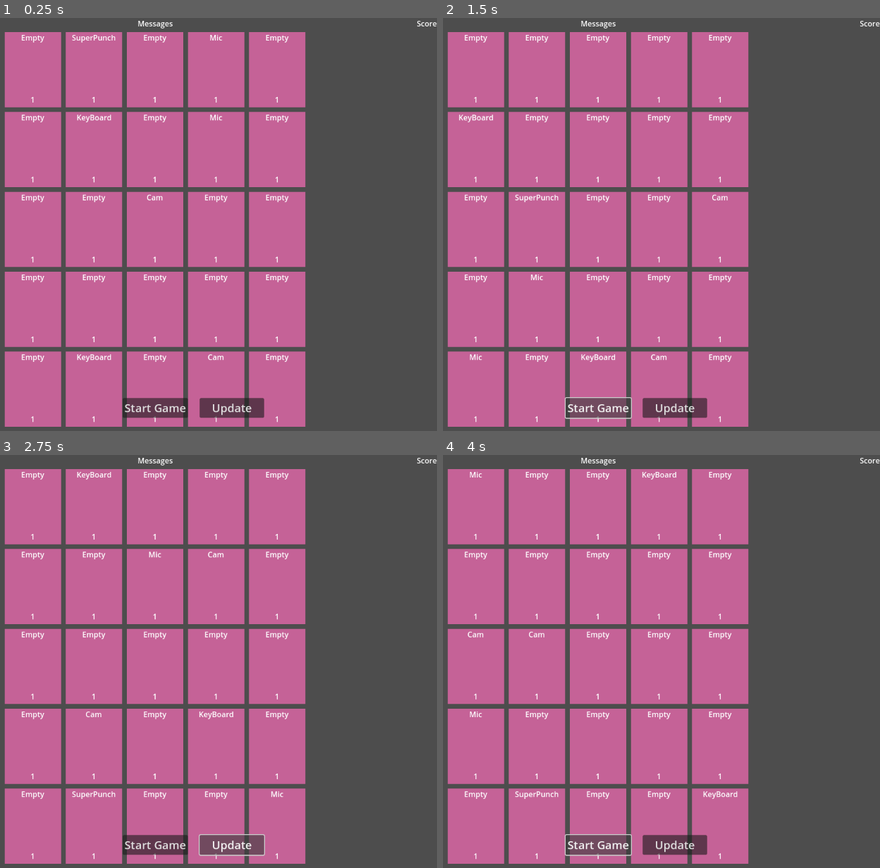
Above: before the commit, frames 1-4 (two rows, left to right).
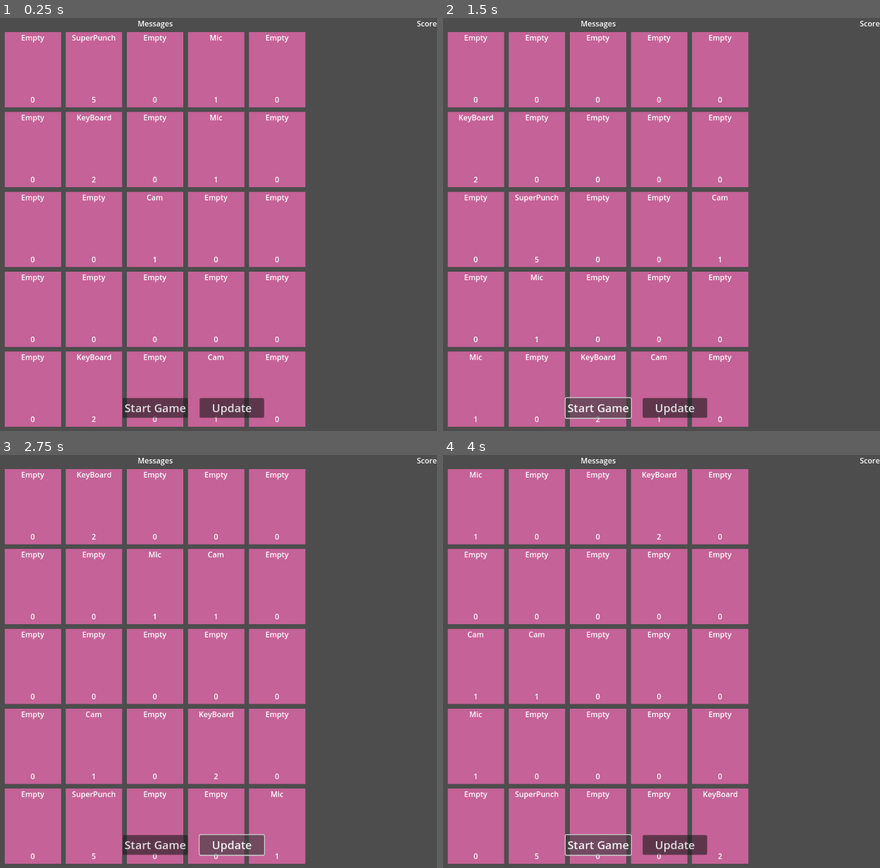
Above: after the commit, the same moments.

Repository: HAHAHA44/ArmMachineGameProto
Game: Godot game, scene res://Scenes/main.tscn
The game is run twice, just before and just after one commit, with the same random seed, the same clock (stepped at 60 frames per second) and the same inputs.
Inputs:
- Up to frame 1 (0.25 s): no input
- Up to frame 2 (1.5 s): click "Start Game" at 0.5 s; click "Start Game" at 1.25 s
- Up to frame 3 (2.75 s): click "Update" at 2 s
- Up to frame 4 (4 s): click "Update" at 2.75 s; click "Start Game" at 3.5 s

The runs differ from the first frame. In frame 1, 0.2% of the frame differs, in the area x 6-64%, y 19-98%; in frame 2, 0.2%; in frame 3, 0.2%; in frame 4, 0.2%.

Commit message:
clean code

Diff:
--- a/Assets/tokens.json
+++ b/Assets/tokens.json
@@ -1,30 +1,37 @@
 [
 	{
 		"id": 1,
-		"name": "Mic"
+		"name": "Mic",
+		"level": 1
 	},
 	{
 		"id": 2,
-		"name": "Mic"
+		"name": "Mic",
+		"level": 1
 	},
 	{
 		"id": 3,
-		"name": "Cam"
+		"name": "Cam",
+		"level": 1
 	},
 	{
 		"id": 4,
-		"name": "Cam"
+		"name": "Cam",
+		"level": 1
 	},
 	{
 		"id": 5,
-		"name": "KeyBoard"
+		"name": "KeyBoard",
+		"level": 2
 	},
 	{
 		"id": 6,
-		"name": "KeyBoard"
+		"name": "KeyBoard",
+		"level": 2
 	},
 	{
 		"id": 7,
-		"name": "SuperPunch"
+		"name": "SuperPunch",
+		"level": 5
 	},
 ]
--- /dev/null
+++ b/Scenes/floating_text.tscn
@@ -0,0 +1,10 @@
+[gd_scene load_steps=2 format=3 uid="uid://pl6v1jtklv63"]
+
+[ext_resource type="Script" path="res://Scripts/floating_text.gd" id="1_2fxal"]
+
+[node name="FloatingText" type="Node2D"]
+script = ExtResource("1_2fxal")
+
+[node name="Label" type="Label" parent="."]
+offset_right = 40.0
+offset_bottom = 23.0
--- a/Scripts/JsonLoader.gd
+++ b/Scripts/JsonLoader.gd
@@ -29,7 +29,7 @@
 				if typeof(parsed_data) == TYPE_ARRAY:
 					for obj in parsed_data:
 						var tokenInstance = TokenCreator.instantiate()
-						tokenInstance.initialize(obj["name"])
+						tokenInstance.initialize(obj["name"], obj["level"])
 						TokenArray.append(tokenInstance)
 				else:
 					print("Parsed data is not an array")
--- a/Scripts/Main.gd
+++ b/Scripts/Main.gd
@@ -15,7 +15,7 @@
 	var rowNum = 5
 	var colNum = 5
 	print("got row num: ", rowNum, ",   got col num: ", colNum)
-	arrangeTokens(tokens, rowNum, colNum)
+	tokens = arrangeTokens(tokens, rowNum, colNum)
 	mountTokensOntoPanel(tokens, rowNum, colNum)
 
 # Called every frame. 'delta' is the elapsed time since the previous frame.
@@ -28,21 +28,12 @@
 	var count = rowNum * colNum
 	for i in range(tokens.size(), count):
 		var token = TokenScene.instantiate()
-		token.initialize("Empty")
+		token.initialize("Empty", null)
 		tokens.append(token)
 
 	tokens.shuffle()
 
-	#for i in range(rowNum):
-		#var row = []
-		#retArr.append(row)
-		#
-	#for token in tokens:
-		#setTokenTo2DArrRandomly(token, retArr, colNum, colNum)
-	#for rets in retArr:
-		#tokenPool.printTokens(rets)
-
-	#return retArr
+	return tokens
 
 func mountTokensOntoPanel(tokenArrs, rowNum: int, colNum: int):
 	print("mount tokens onto panel, ", rowNum, ", ", colNum)
@@ -57,17 +48,22 @@
 		$Panel.add_child(reel)
 	#print_tree_pretty()
 
-func setTokenTo2DArrRandomly(token, arr, row, col):
-	var randRow = randi() % row
-	var randCol = randi() % col
-	if arr[randRow][randCol].tokenName == "Empty":
-		arr[randRow][randCol] = token
-	else:
-		setTokenTo2DArrRandomly(token, arr, row, col)
-
 func _on_hud_start_game():
 	reset_panel()
 	initial_panel_randomly()
+	#var scored_token_tuples = calculate_score()
+
+func calculate_score() -> Array[int]:
+	var pos = Vector2(10, 10)
+	var tokens: Array[CToken] = tokenPool.getCurrentTokens()
+	var scored_token_tuples = []
+	for i in tokens.size():
+		var curTuple = []
+		var token = tokens[i]
+		if token.level >= 1:
+			curTuple.append(i)
+			scored_token_tuples.append(curTuple)
+	return scored_token_tuples
 
 func reset_panel():
 	print("reset panel")
--- a/Scripts/Token.gd
+++ b/Scripts/Token.gd
@@ -2,22 +2,28 @@
 class_name CToken
 static  var max_id = 0
 var id: int
+
 @export var tokenName: String = "Default Text"
-@export var level: String = "1"
+@export var level: int = 0
+
+const FloatingText = preload("res://scenes/floating_text.tscn")
 
 
 # Called when the node enters the scene tree for the first time.
 func _ready():
 	#pass # Replace with function body.
 	$Label.text = tokenName
-	$Level.text = level
+	$Level.text = str(level)
 
 # Called every frame. 'delta' is the elapsed time since the previous frame.
 func _process(delta):
 	pass
 
-func initialize(p_name):
-	print("initialize called", max_id)
+func initialize(p_name, _level):
+	if !p_name:
+		p_name = "Empty"
+	if _level:
+		level = _level
 	max_id += 1
 	id = max_id
 	set_token_name(p_name)
@@ -32,3 +38,18 @@
 
 func toString():
 	return "id:" + str(id) + ", name:" + tokenName
+
+func show_score(value: int, pos: Vector2) -> void:
+	var floating_text = FloatingText.instantiate()
+	add_child(floating_text)
+	floating_text.position = pos
+
+	# 根据分数设置不同颜色
+	var color = Color.WHITE
+	if value >= 1:
+		color = Color(1, 0.5, 0)  # 橙色
+	elif value <= 1:
+		color = Color(1, 1, 0)    # 黄色
+
+	floating_text.setup(value, color)
+	floating_text.animate()
--- a/Scripts/TokenPool.gd
+++ b/Scripts/TokenPool.gd
@@ -13,7 +13,7 @@
 
 func getCurrentTokens() -> Array[CToken]:
 	print("get current tokens")
-	printTokens(tokens)
+	#printTokens(tokens)
 	return tokens
 
 func generateToken():
--- /dev/null
+++ b/Scripts/floating_text.gd
@@ -0,0 +1,27 @@
+extends Node2D
+
+@onready var label = $Label
+
+func _ready() -> void:
+	animate()
+
+func setup(value: int, color: Color = Color.WHITE) -> void:
+	label.text = "+" + str(value)
+	label.modulate = color
+
+func animate() -> void:
+	var tween = create_tween()
+	tween.set_parallel(true)
+
+	# 向上移动
+	tween.tween_property(self, "position",
+		position + Vector2(0, -100), 1.0
+	).set_ease(Tween.EASE_OUT)
+
+	# 淡出效果
+	tween.tween_property(self, "modulate",
+		Color(1, 1, 1, 0), 1.0
+	).set_ease(Tween.EASE_IN)
+
+	await tween.finished
+	queue_free()
